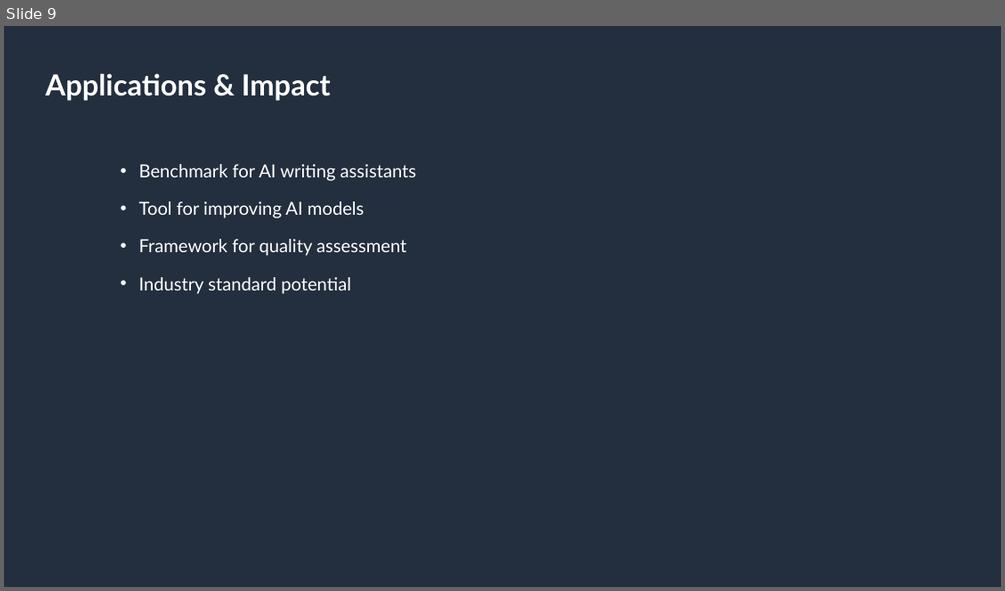
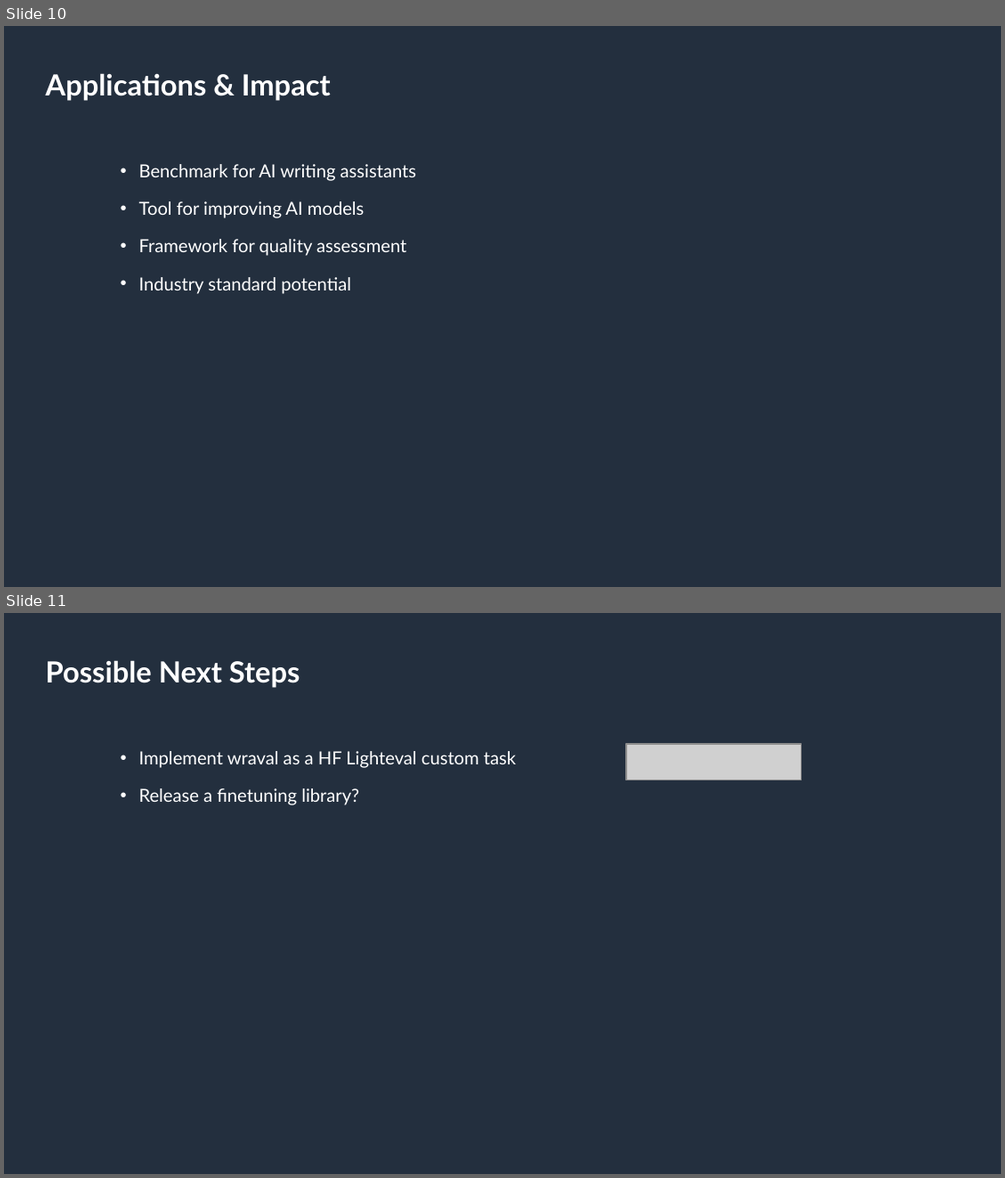
Before and after one commit to amazon-science/wraval, a slide deck: resources/wraval_presentation.pptx. Shown one above the other, each under a label of ours: slide 9 before the commit, slides 10 and 11 after it. The pictures are 1005x591 and 1005x1178 pixels, drawn with LibreOffice and Linux fonts; fonts in the diff are those of the drawing; grey boxes stand for pictures. Boxes give left, top, right and bottom in pixels: in the first picture for what was removed or moved away, otherwise in the second. Text is boxed around its words. In the diff, an @@ line names an element or a change of style, - is before the commit and + after.

```diff
--- a/resources/wraval_presentation.pptx
+++ b/resources/wraval_presentation.pptx
@@ slide 11 added at <box>4,613,1001,1174</box>, background #232F3E @@
@@ title added at <box>46,660,300,688</box>, 21 pt, text #FFFFFF, bold @@
+Possible Next Steps
@@ picture added at <box>626,744,801,780</box> @@
@@ text added at <box>139,751,516,805</box>, 13 pt, text #FFFFFF @@
+• Implement wraval as a HF Lighteval custom task
+• Release a finetuning library?
@@ what was slide 9 is now slide 10 @@
```
Also in this commit, not shown: 4 other slides added, 2 slides removed, 11 other files.
